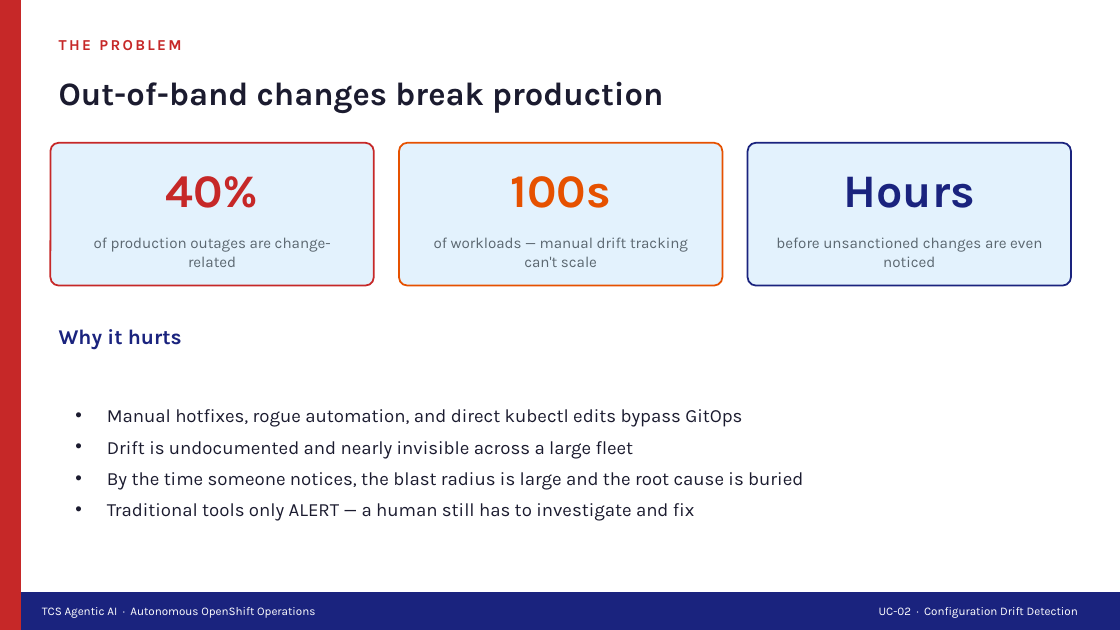
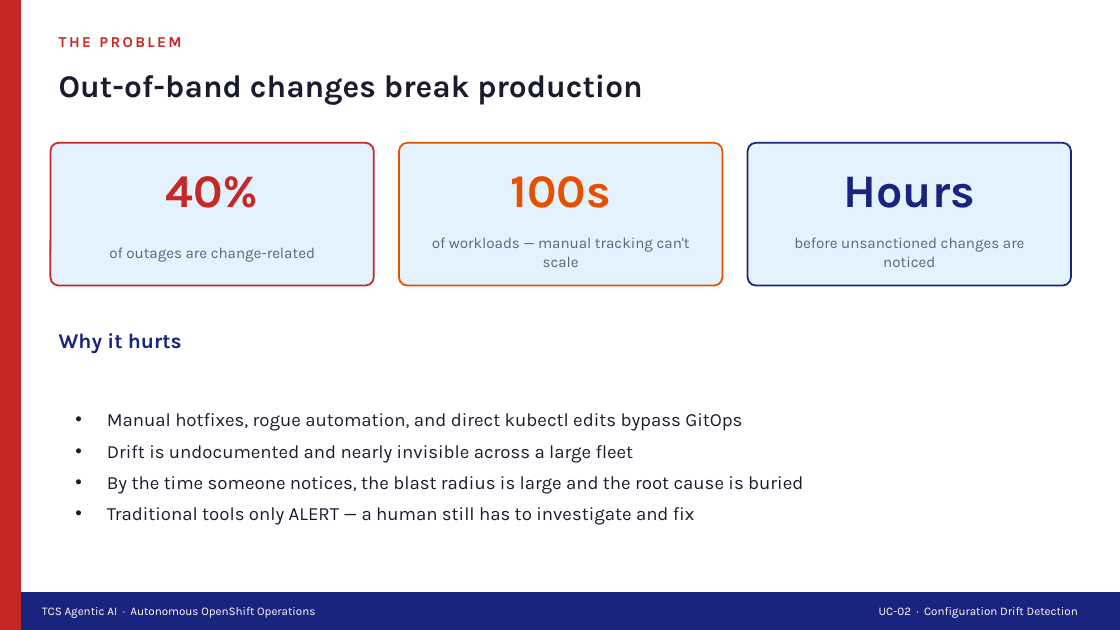
Before and after one commit to cskaruppu/Openshift-mcp-server, a slide deck: slide 2 of TCS_Drift_Detection_UseCase.pptx. Drawn at 1120x630 pixels with LibreOffice and Linux fonts; fonts in the diff are those of the drawing. Boxes give left, top, right and bottom in pixels: in the first picture for what was removed or moved away, otherwise in the second. Text is boxed around its words. In the diff, an @@ line names an element or a change of style, - is before the commit and + after.

```diff
--- a/TCS_Drift_Detection_UseCase.pptx
+++ b/TCS_Drift_Detection_UseCase.pptx
@@ text "Out-of-band changes break production" at (59, 74, 642, 105): size 28 to 27 pt @@
@@ text at (432, 237, 690, 267): text changed @@
-of workloads — manual drift tracking can't scale
+of workloads — manual tracking can't scale
@@ text at (794, 237, 1025, 267): text changed @@
-before unsanctioned changes are even noticed
+before unsanctioned changes are noticed
@@ text at (109, 247, 315, 262): text changed @@
-of production outages are change-related
+of outages are change-related
@@ text "Why it hurts": place and size @@
-text "Why it hurts" at (59, 329, 182, 350)
+text "Why it hurts" at (59, 333, 182, 354)
@@ text "Manual hotfixes, rogue automation, and ...": place and size @@
-text "Manual hotfixes, rogue automation, and ..." at (107, 409, 803, 521)
+text "Manual hotfixes, rogue automation, and ..." at (107, 413, 803, 525)
```
Also in this commit, not shown: 4 other slides changed, 2 slides added, 1 slide removed.
